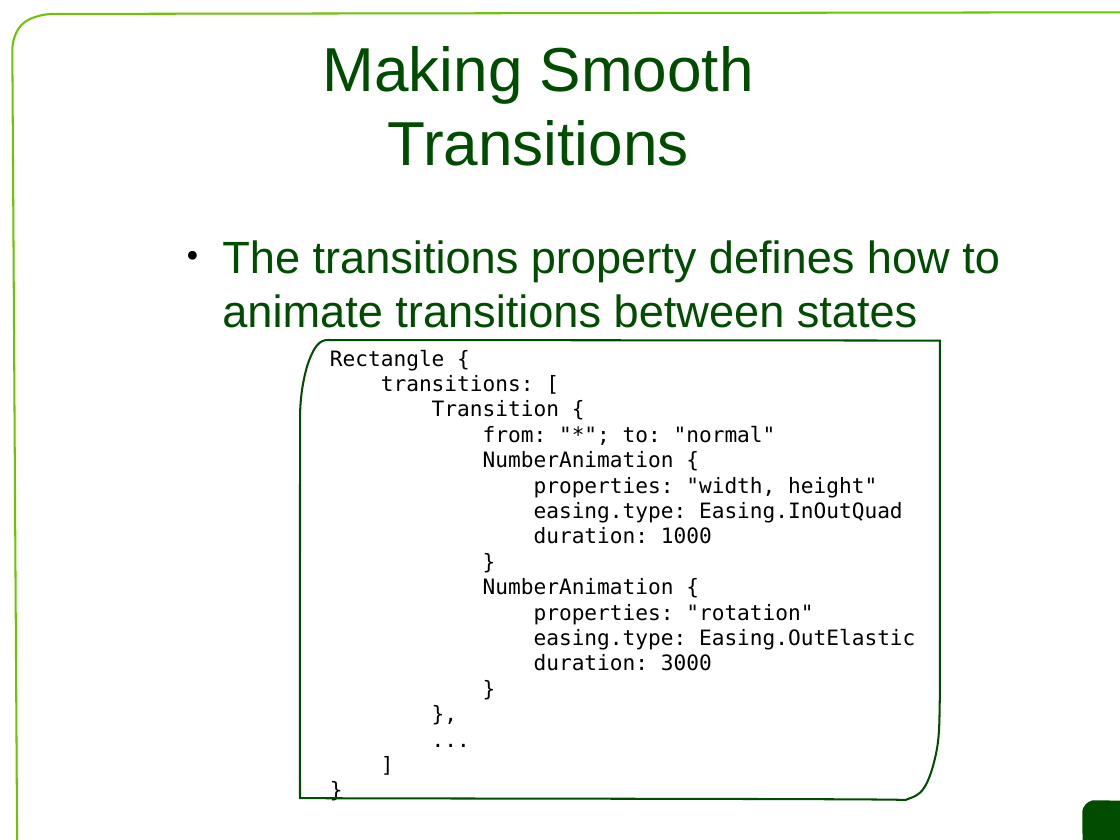
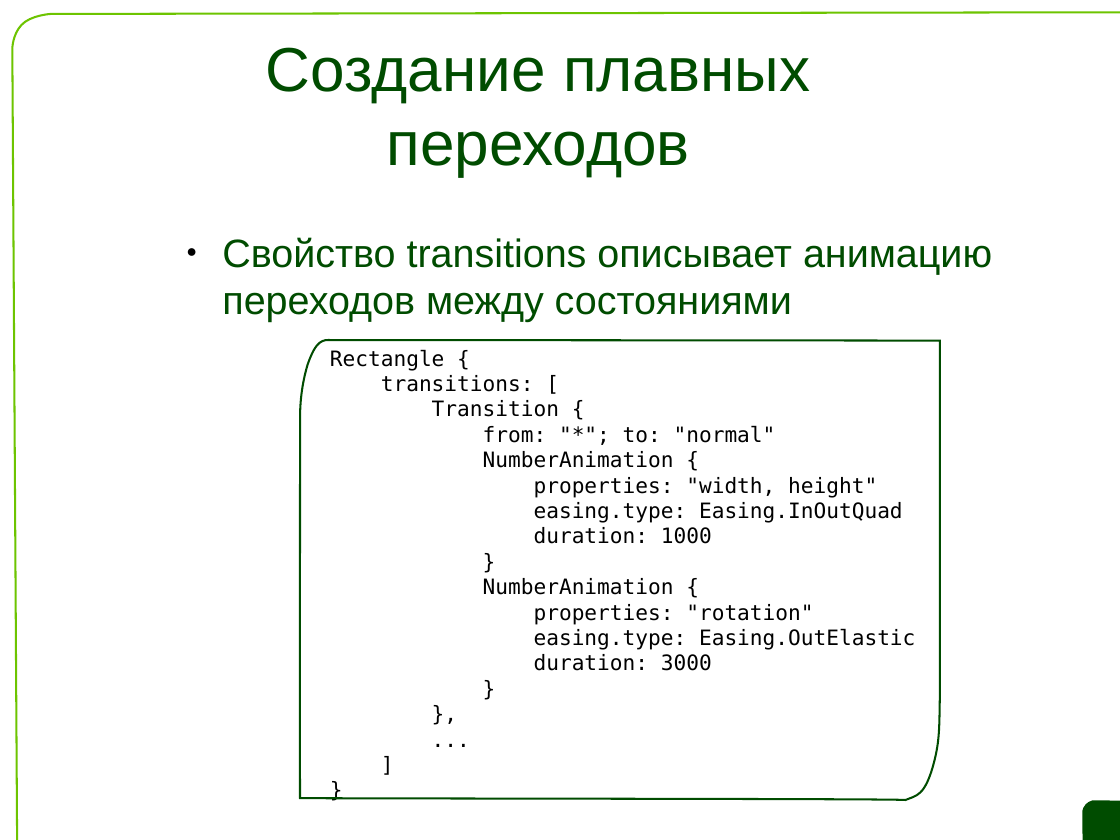
Before and after one commit to saa/qecm, a slide deck: slide 30 of L7/L7 Slides.odp. Drawn at 1120x840 pixels with LibreOffice and Linux fonts; fonts in the diff are those of the drawing; background and template pictures are left out. Boxes give left, top, right and bottom in pixels: in the first picture for what was removed or moved away, otherwise in the second. Text is boxed around its words. In the diff, an @@ line names an element or a change of style, - is before the commit and + after.

```diff
--- a/L7/L7 Slides.odp
+++ b/L7/L7 Slides.odp
@@ title at [266,47,810,176]: text changed @@
-Making Smooth Transitions
+Создание плавных переходов
@@ text at [222,237,992,322]: text changed; size 32 to 28 pt @@
-● The transitions property defines how to animate transitions between states
+● Свойство transitions описывает анимацию переходов между состояниями
```
Also in this commit, not shown: 12 other slides changed, 5 slides added, 5 slides removed.
